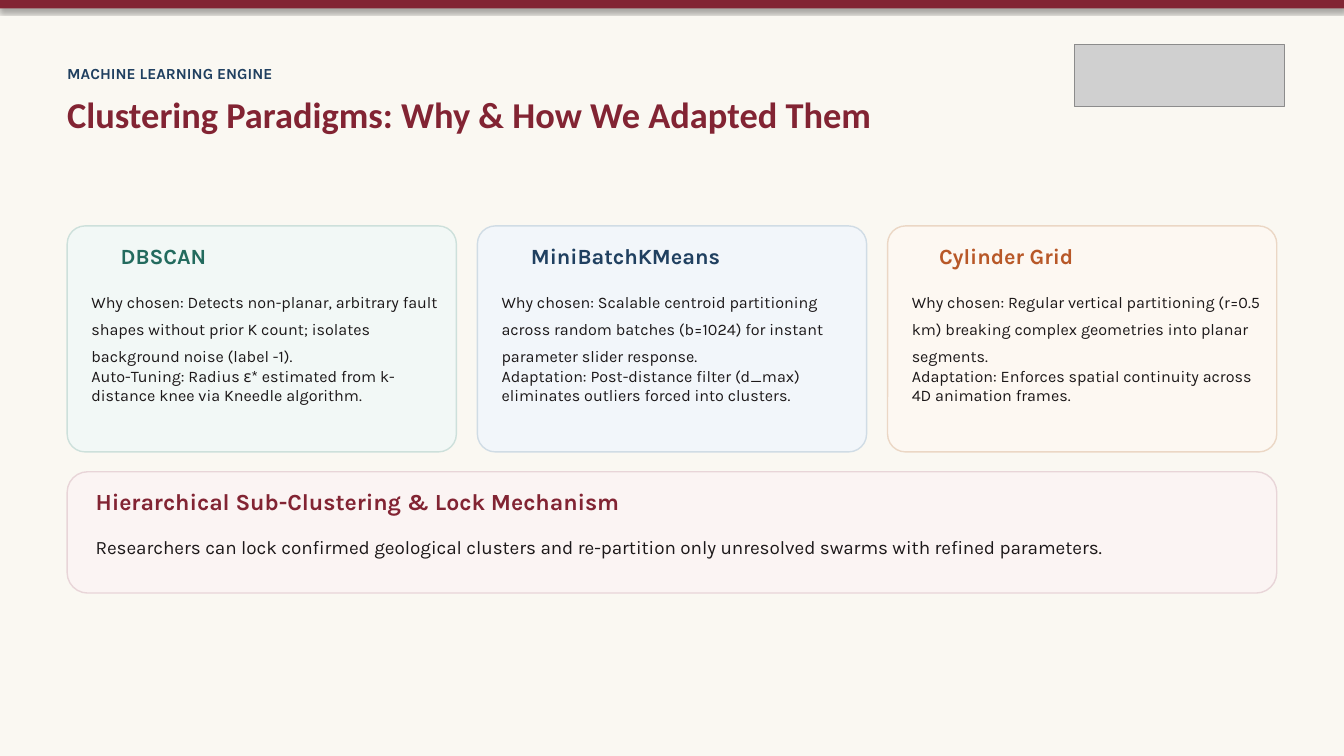
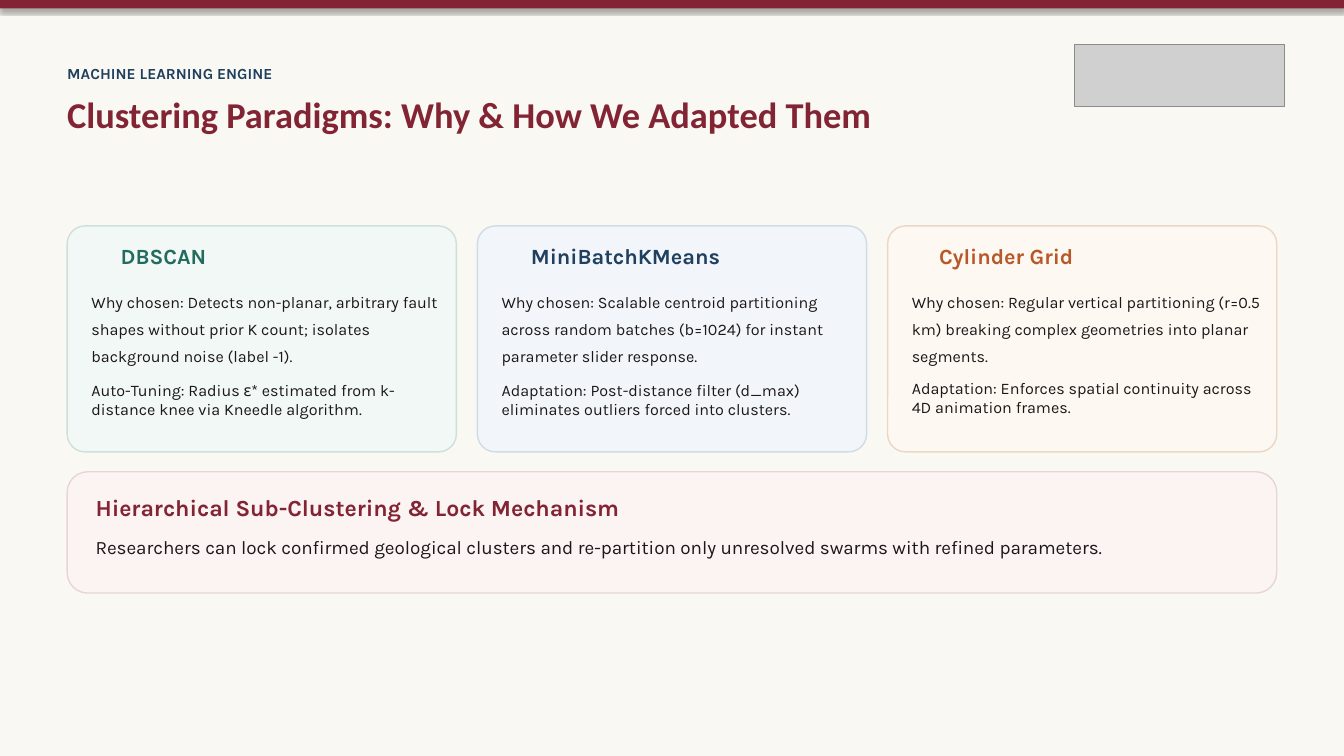
Before and after one commit to Crucio104/Seismic-Viewer-Presentation, a slide deck: slide 9 of thesis/presentation/Seismic Viewer - Thesis Defense.pptx. Drawn at 1344x756 pixels with LibreOffice and Linux fonts; fonts in the diff are those of the drawing; grey boxes stand for pictures; background and template pictures are left out. Boxes give left, top, right and bottom in pixels: in the first picture for what was removed or moved away, otherwise in the second. Text is boxed around its words. In the diff, an @@ line names an element or a change of style, - is before the commit and + after.

```diff
--- a/thesis/presentation/Seismic Viewer - Thesis Defense.pptx
+++ b/thesis/presentation/Seismic Viewer - Thesis Defense.pptx
@@ text "Auto-Tuning: Radius ε* estimated from ...": place and size @@
-text "Auto-Tuning: Radius ε* estimated from ..." at bbox=[91, 371, 395, 405]
+text "Auto-Tuning: Radius ε* estimated from ..." at bbox=[91, 385, 395, 419]
@@ text "Adaptation: Post-distance filter (d_max) eliminates ...": place and size @@
-text "Adaptation: Post-distance filter (d_max) eliminates ..." at bbox=[502, 370, 800, 401]
+text "Adaptation: Post-distance filter (d_max) eliminates ..." at bbox=[502, 384, 800, 415]
@@ text "Adaptation: Enforces spatial continuity across ...": place and size @@
-text "Adaptation: Enforces spatial continuity across ..." at bbox=[912, 371, 1252, 401]
+text "Adaptation: Enforces spatial continuity across ..." at bbox=[912, 383, 1252, 413]
@@ text "Hierarchical Sub-Clustering & Lock Mechanism": place and size @@
-text "Hierarchical Sub-Clustering & Lock Mechanism" at bbox=[96, 493, 619, 515]
+text "Hierarchical Sub-Clustering & Lock Mechanism" at bbox=[96, 499, 619, 522]
```
Also in this commit, not shown: 10 other slides changed, 9 other files.
